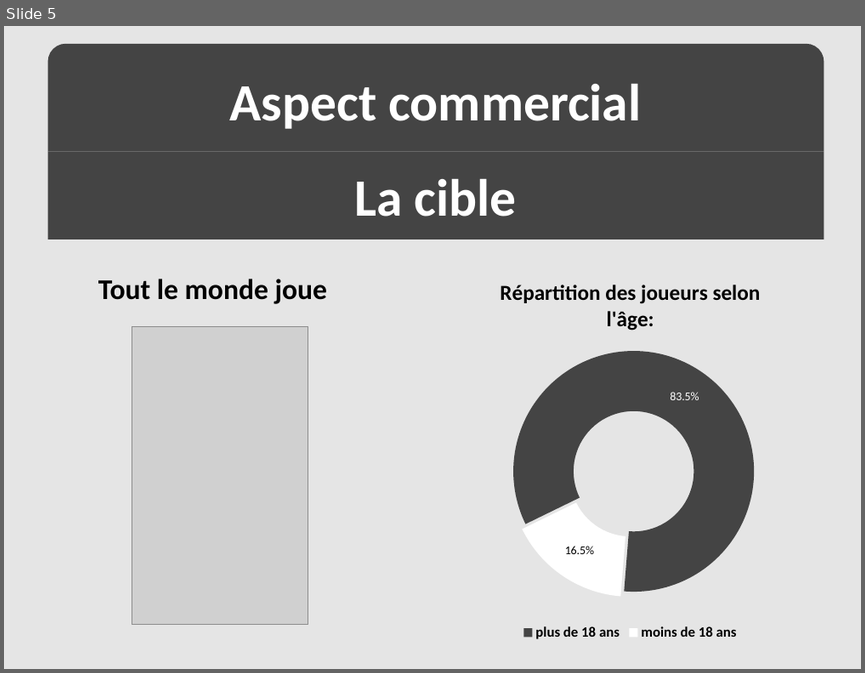
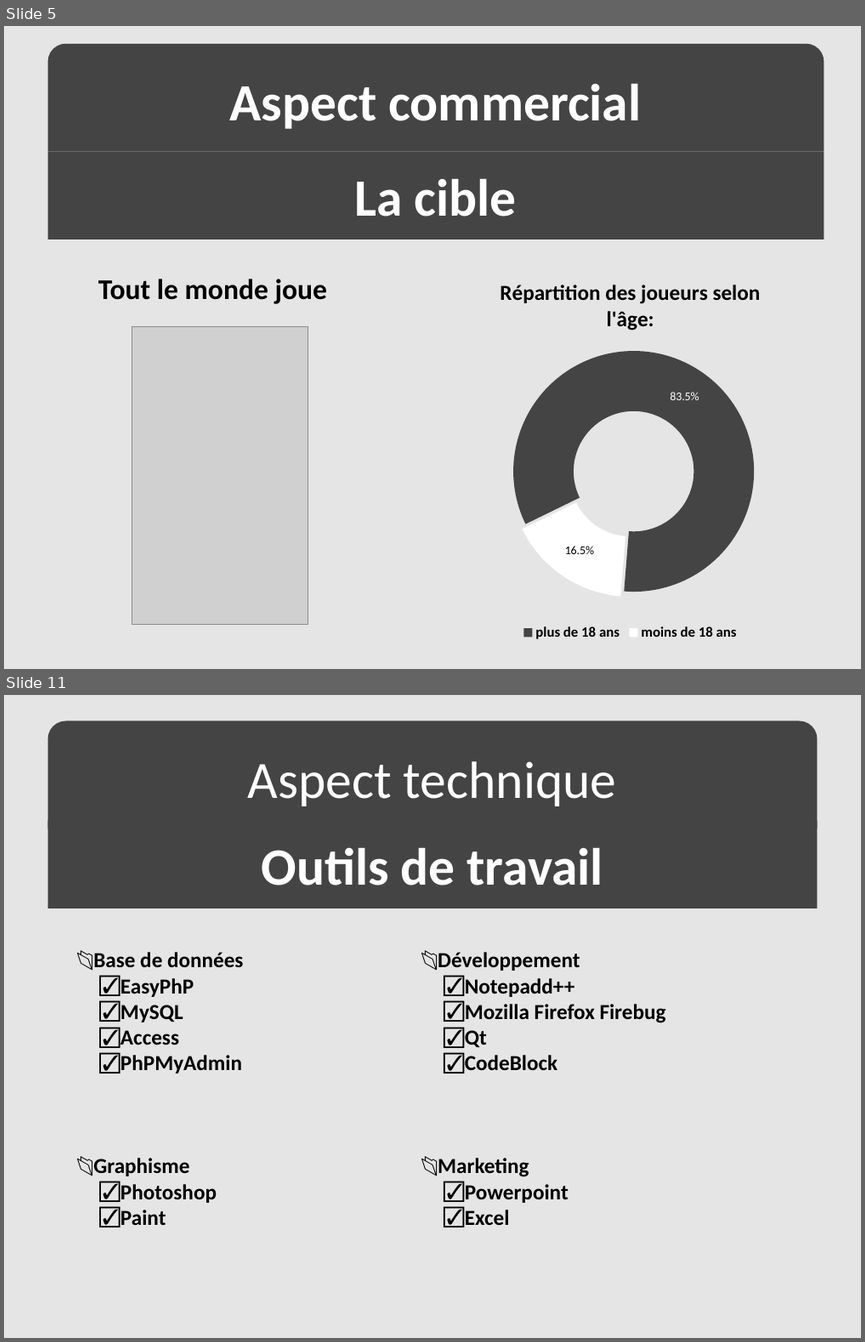
Before and after one commit to syu93/Split, a slide deck: Doc/Présentation/Présentation-Split.pptx. Shown one above the other, each under a label of ours: slide 5 before the commit, slides 5 and 11 after it; the slides between them are not shown. The pictures are 865x673 and 865x1342 pixels, drawn with LibreOffice and Linux fonts; fonts in the diff are those of the drawing; grey boxes stand for pictures. Boxes give left, top, right and bottom in pixels: in the first picture for what was removed or moved away, otherwise in the second. Text is boxed around its words. In the diff, an @@ line names an element or a change of style, - is before the commit and + after.

```diff
--- a/Doc/Présentation/Présentation-Split.pptx
+++ b/Doc/Présentation/Présentation-Split.pptx
@@ slide 11 added at (4,695,861,1338), background #E5E5E5 @@
@@ round same rect added at (47,721,817,828), fill #444444, 44 pt, text #FFFFFF @@
+Aspect technique
@@ rectangle added at (47,821,817,908), fill #444444, 44 pt, text #FFFFFF, bold @@
+Outils de travail
@@ text added at (93,952,243,1225), 18 pt, text #000000, bold @@
+📂 Base de données
+  ☑ EasyPhP
+  ☑ MySQL
+  ☑ Access
+  ☑ PhPMyAdmin
+📂 Graphisme
+  ☑ Photoshop
+  ☑ Paint
@@ text added at (438,952,666,1225), 18 pt, text #000000, bold @@
+📂 Développement
+  ☑ Notepadd++
+  ☑ Mozilla Firefox Firebug
+  ☑ Qt
+  ☑ CodeBlock
+📂 Marketing
+  ☑ Powerpoint
+  ☑ Excel
```
Also in this commit, not shown: 2 slides changed, 6 other slides added, 3 slides removed, 1 other file.
